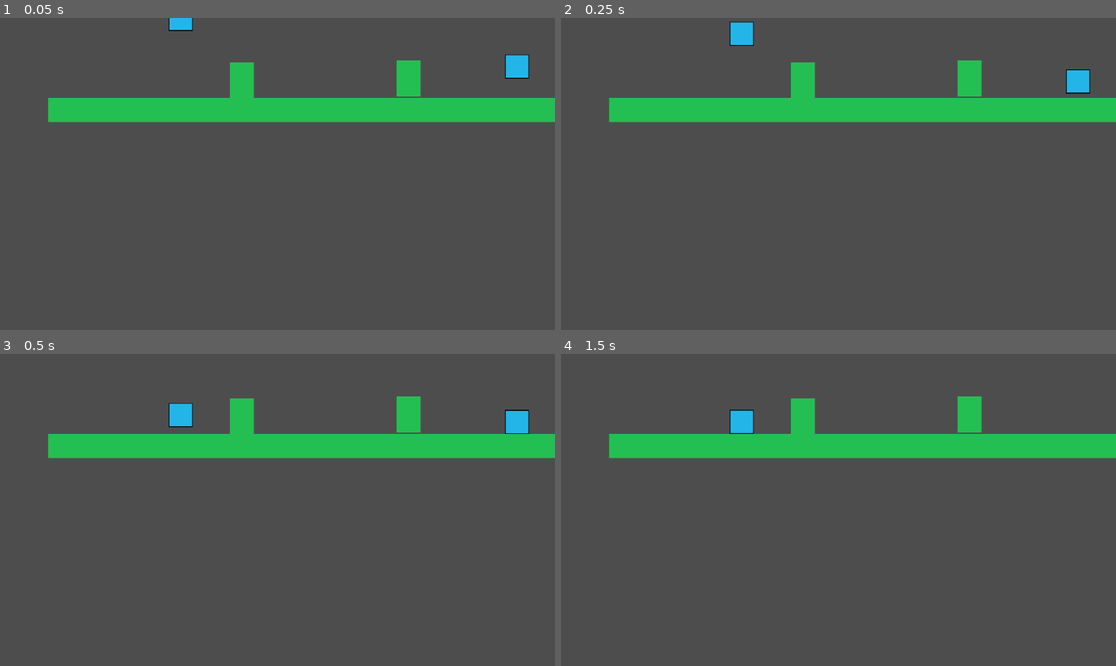
Above: before the commit, frames 1-4 (two rows, left to right).
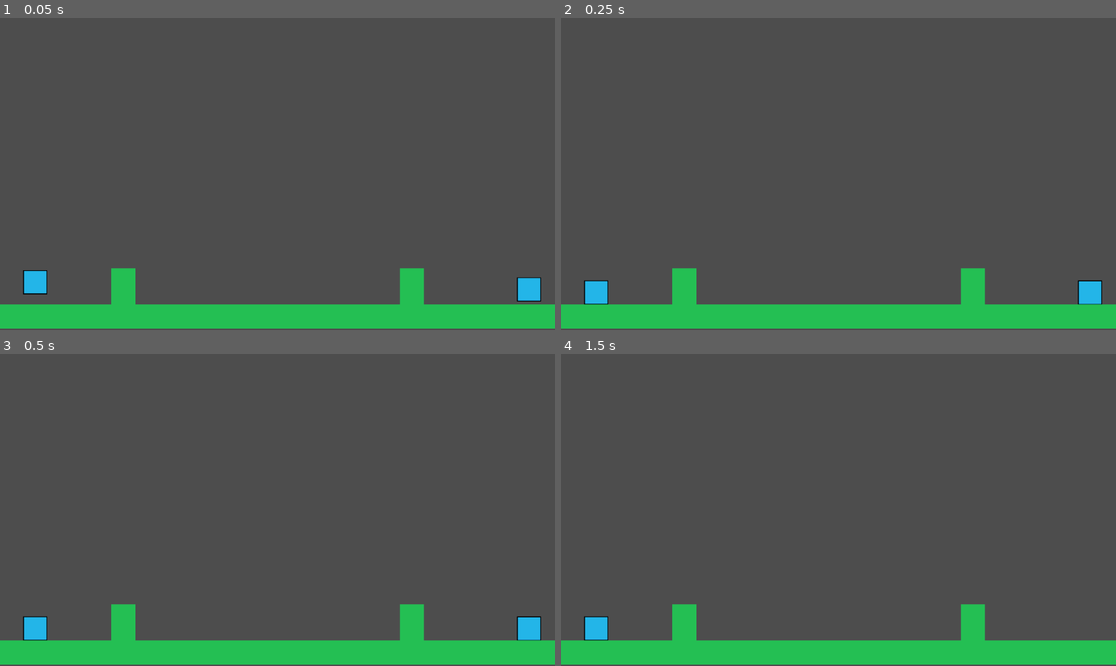
Above: after the commit, the same moments.

Repository: redguy999/Two-Boxes
Game: Godot game, scene res://main.tscn
Same seed, same stepped clock (60 frames per second), same inputs: the game is played once before the commit and once after it.
Inputs:
- Up to frame 1 (0.05 s): no input
- Up to frame 2 (0.25 s): no input
- Up to frame 3 (0.5 s): no input
- Up to frame 4 (1.5 s): hold Right (ui_right) from 0.53 s (still down); tap Up at 0.77 s; tap Enter at 1.25 s

The runs differ from the first frame. In frame 1, 18% of the frame differs, in the area x 0-100%, y 0-100%; in frame 2, 18%, in the area x 0-100%, y 1-100%; in frame 3, 18%; in frame 4, 18%.

Commit message:
Moves the stage another a bit

Diff:
--- a/main.tscn
+++ b/main.tscn
@@ -28,9 +28,10 @@
 script = ExtResource("1_0loc0")
 
 [node name="SquareB" type="CharacterBody2D" parent="World"]
-position = Vector2(2146, 198)
+position = Vector2(2196, 1124)
 collision_mask = 2
 script = ExtResource("2_qo6yj")
+metadata/_edit_group_ = true
 
 [node name="CollisionShape2D" type="CollisionShape2D" parent="World/SquareB"]
 shape = SubResource("RectangleShape2D_lnvhn")
@@ -39,8 +40,8 @@
 texture = ExtResource("3_lni4n")
 
 [node name="floor" type="StaticBody2D" parent="World"]
-position = Vector2(1300, 382)
-scale = Vector2(22, 1)
+position = Vector2(1118, 1240)
+scale = Vector2(25, 1)
 collision_layer = 2
 metadata/_edit_group_ = true
 
@@ -51,7 +52,7 @@
 texture = ExtResource("4_djfvu")
 
 [node name="pillar1" type="StaticBody2D" parent="World"]
-position = Vector2(1004, 260)
+position = Vector2(512, 1115)
 scale = Vector2(1, 1.5)
 collision_layer = 2
 metadata/_edit_group_ = true
@@ -63,7 +64,7 @@
 texture = ExtResource("4_djfvu")
 
 [node name="StaticBody2D" type="StaticBody2D" parent="World"]
-position = Vector2(1696, 252)
+position = Vector2(1710, 1115)
 scale = Vector2(1, 1.5)
 collision_layer = 2
 metadata/_edit_group_ = true
@@ -75,7 +76,7 @@
 texture = ExtResource("4_djfvu")
 
 [node name="SquareR" type="CharacterBody2D" parent="World"]
-position = Vector2(750, 0)
+position = Vector2(146, 1094)
 collision_mask = 2
 script = ExtResource("5_wsdmh")
 metadata/_edit_group_ = true
